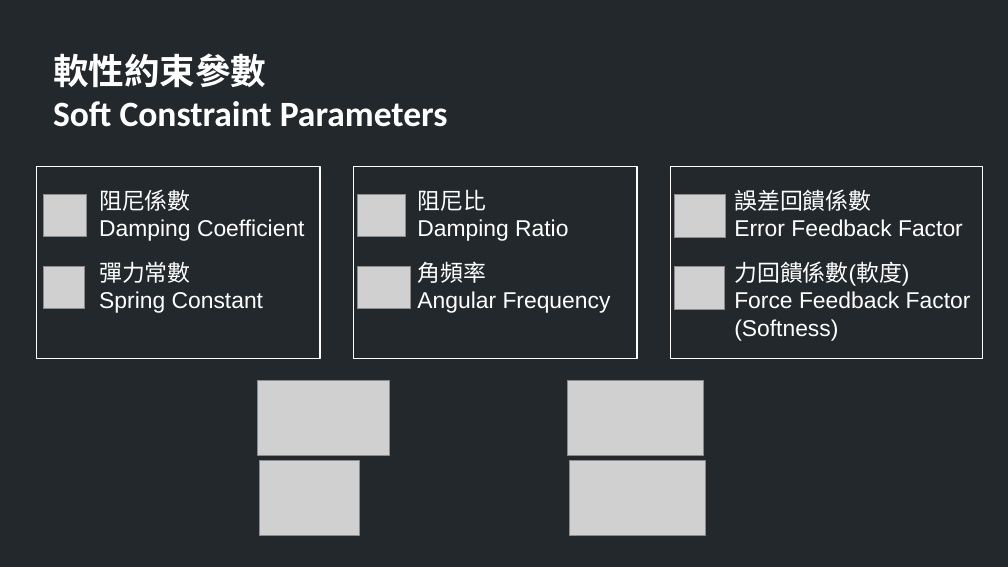
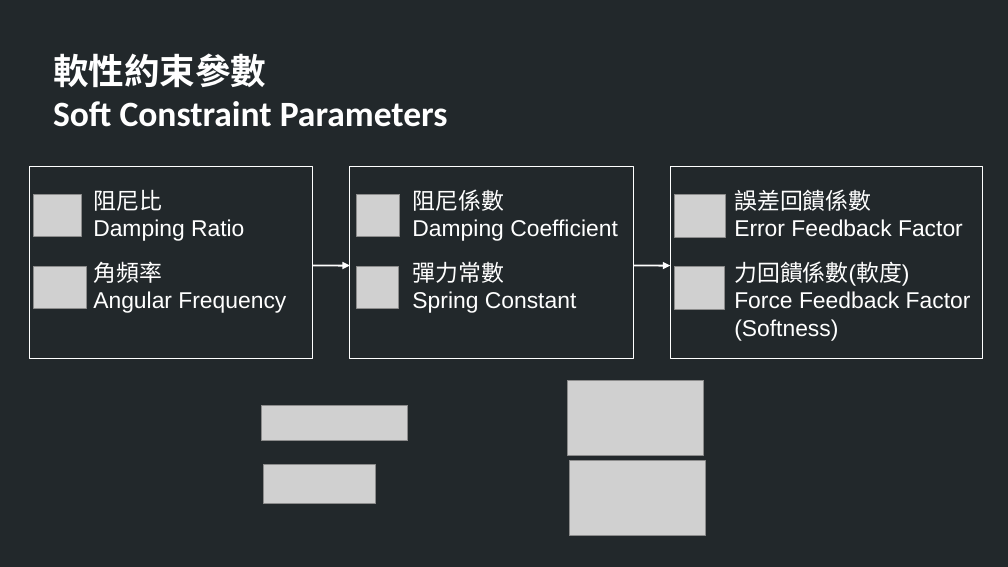
Before and after one commit to TheAllenChou/unity-physics-constraints, a slide deck: slide 9 of slides/03-soft-constraints-mandarin.odp (slide 7 before the commit). Drawn at 1008x567 pixels with LibreOffice and Linux fonts; fonts in the diff are those of the drawing; grey boxes stand for pictures. Boxes give left, top, right and bottom in pixels: in the first picture for what was removed or moved away, otherwise in the second. Text is boxed around its words. In the diff, an @@ line names an element or a change of style, - is before the commit and + after.

```diff
--- a/slides/03-soft-constraints-mandarin.odp
+++ b/slides/03-soft-constraints-mandarin.odp
@@ rectangle: place and size @@
-rectangle at [37,166,320,359]
+rectangle at [29,166,313,359]
@@ picture: place and size @@
-picture at [43,194,86,236]
+picture at [34,194,81,236]
@@ text "阻尼比": place and size @@
-text "阻尼比" at [417,189,568,241]
+text "阻尼比" at [93,189,244,241]
@@ picture: place and size @@
-picture at [358,194,405,236]
+picture at [357,194,400,236]
@@ text "阻尼係數": place and size @@
-text "阻尼係數" at [99,189,305,241]
+text "阻尼係數" at [412,189,618,241]
@@ picture: place and size @@
-picture at [43,266,85,308]
+picture at [34,266,86,308]
@@ text "角頻率": place and size @@
-text "角頻率" at [417,261,611,313]
+text "角頻率" at [93,261,286,313]
@@ arrow added from (313, 265) to (350, 265), #FFFFFF 1.5 pt @@
@@ picture: place and size @@
-picture at [358,266,410,308]
+picture at [357,266,399,308]
@@ text "彈力常數": place and size @@
-text "彈力常數" at [99,261,263,313]
+text "彈力常數" at [412,261,576,313]
@@ arrow added from (634, 265) to (670, 265), #FFFFFF 1.5 pt @@
@@ picture: place and size @@
-picture at [258,381,390,456]
+picture at [262,405,408,440]
@@ picture: place and size @@
-picture at [260,461,359,536]
+picture at [263,465,375,504]
```
Also in this commit, not shown: 2 other slides changed, 1 slide added, 1 other file.
